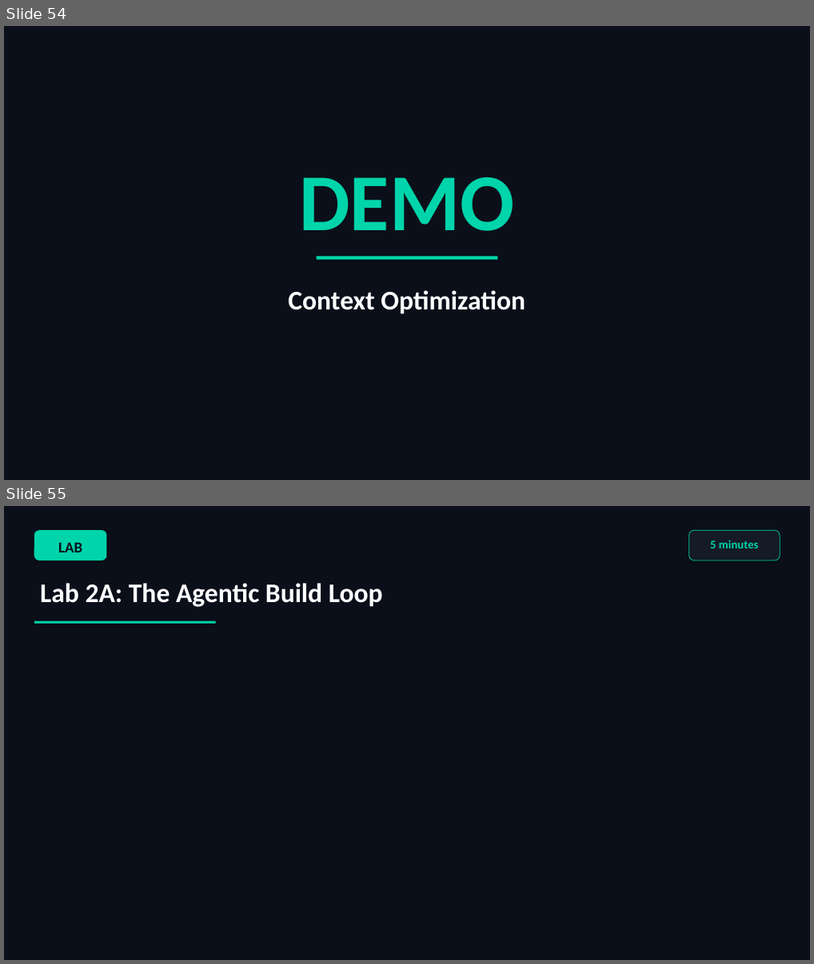
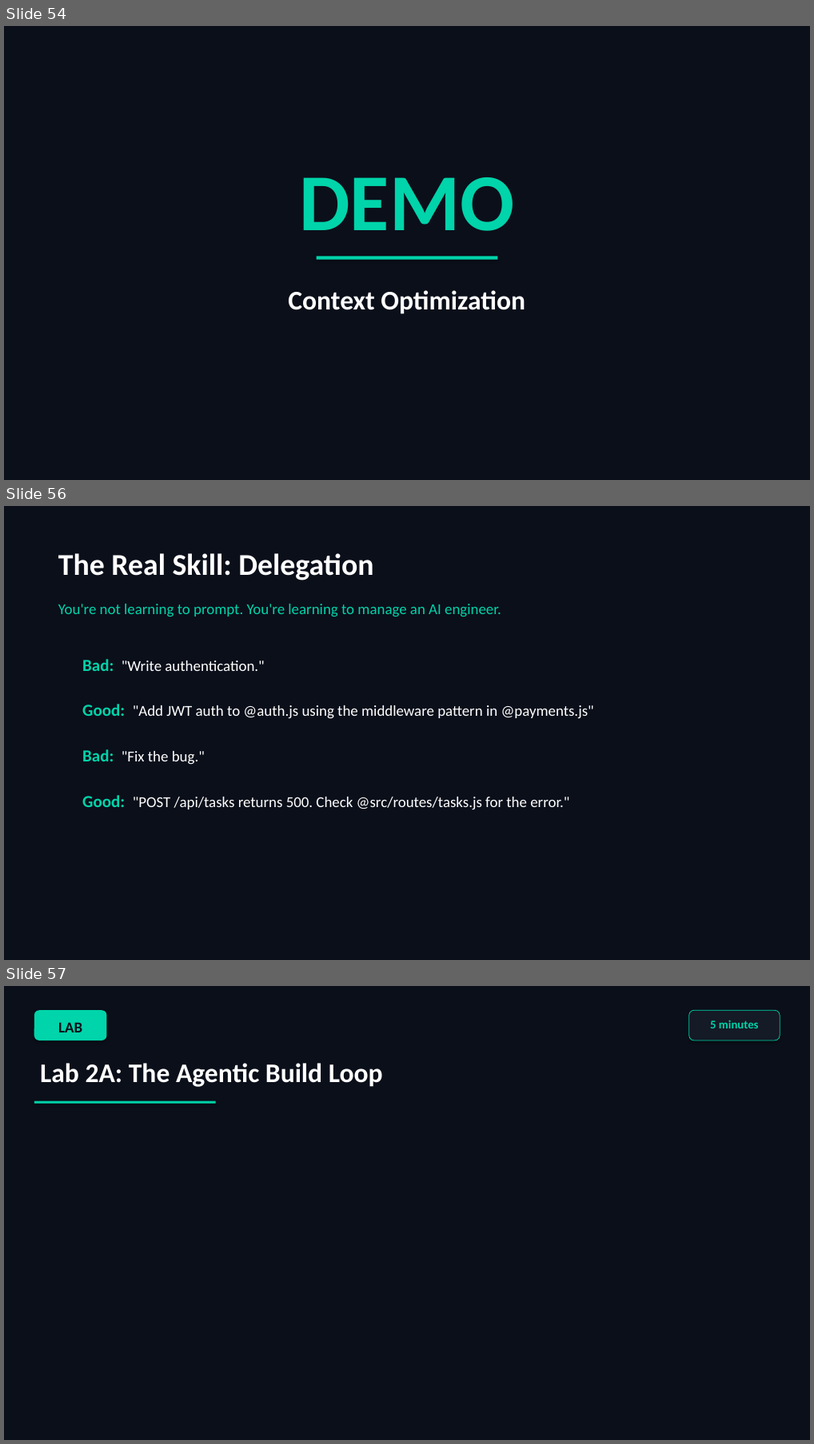
Before and after one commit to scottrhay/AIA-ClaudeCopilot, a slide deck: slides/Day2_Claude_Code_Fundamentals.pptx. Shown one above the other, each under a label of ours: slides 54 and 55 before the commit, slides 54, 56 and 57 after it; the slides between them are not shown. The pictures are 814x964 and 814x1444 pixels, drawn with LibreOffice and Linux fonts; fonts in the diff are those of the drawing. Boxes give left, top, right and bottom in pixels: in the first picture for what was removed or moved away, otherwise in the second. Text is boxed around its words. In the diff, an @@ line names an element or a change of style, - is before the commit and + after.

```diff
--- a/slides/Day2_Claude_Code_Fundamentals.pptx
+++ b/slides/Day2_Claude_Code_Fundamentals.pptx
@@ slide 56 added at [4,506,810,960], background #0B0F1A @@
@@ text added at [58,553,374,580], 36 pt, text #FFFFFF, bold @@
+The Real Skill: Delegation
@@ text added at [58,604,502,617], 18 pt, text #00D4AA @@
+You're not learning to prompt. You're learning to manage an AI engineer.
@@ text added at [82,659,264,671], 18 pt, text #FFFFFF @@
+Bad: "Write authentication."
@@ text added at [82,704,594,719], 18 pt, text #FFFFFF @@
+Good: "Add JWT auth to @auth.js using the middleware pattern in @payments.js"
@@ text added at [82,749,205,764], 18 pt, text #FFFFFF @@
+Bad: "Fix the bug."
@@ text added at [82,795,570,810], 18 pt, text #FFFFFF @@
+Good: "POST /api/tasks returns 500. Check @src/routes/tasks.js for the error."
@@ what was slide 55 is now slide 57 @@
```
Also in this commit, not shown: 1 other slide added.
